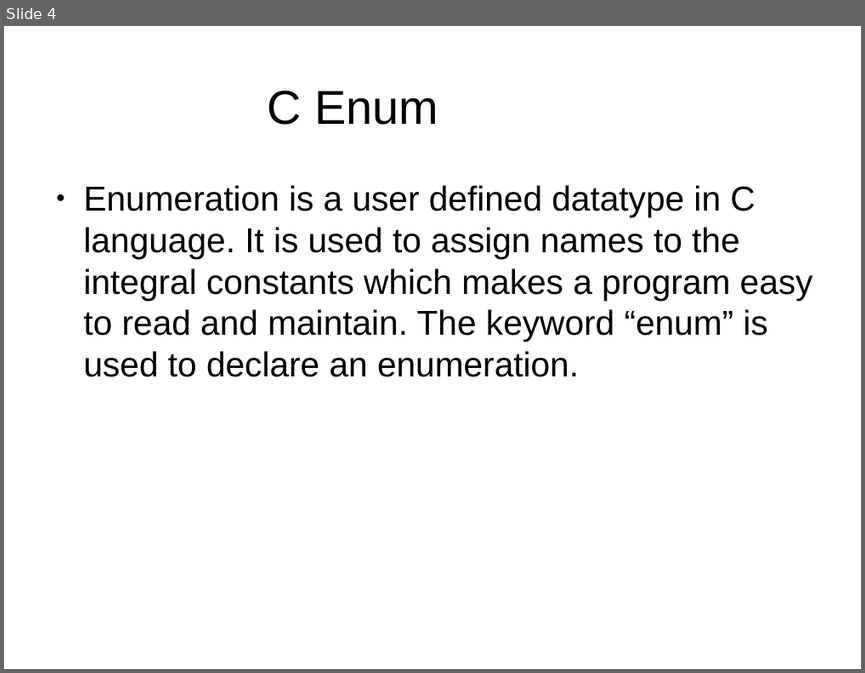
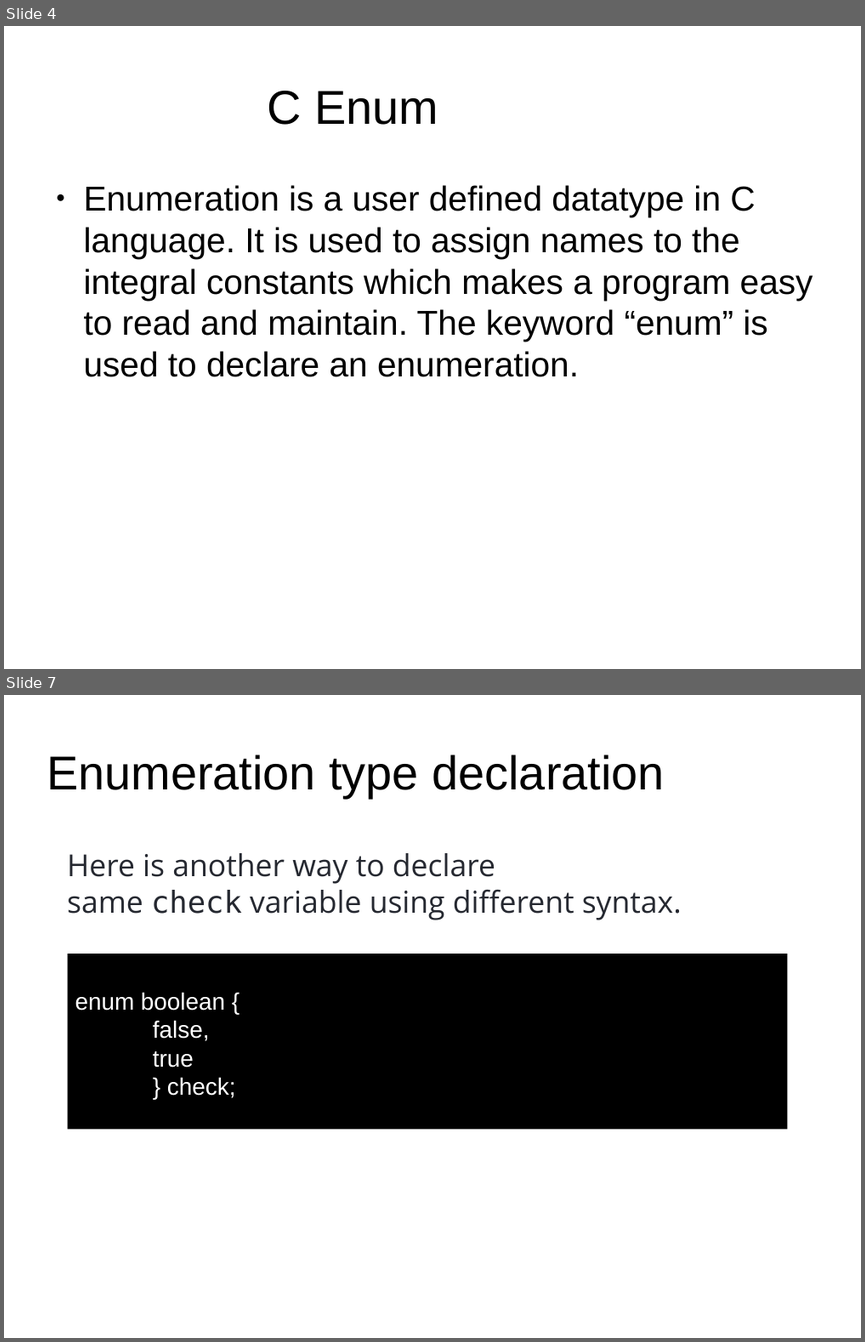
Before and after one commit to MandeepSinghey/c_online_learnings, a slide deck: c_c++_learnings.pptx. Shown one above the other, each under a label of ours: slide 4 before the commit, slides 4 and 7 after it; the slides between them are not shown. The pictures are 865x673 and 865x1342 pixels, drawn with LibreOffice and Linux fonts; fonts in the diff are those of the drawing; background and template pictures are left out. Boxes give left, top, right and bottom in pixels: in the first picture for what was removed or moved away, otherwise in the second. Text is boxed around its words. In the diff, an @@ line names an element or a change of style, - is before the commit and + after.

Commit message:
Added enum documentation and enum complete

```diff
--- a/c_c++_learnings.pptx
+++ b/c_c++_learnings.pptx
@@ slide 7 added at <box>4,695,861,1338</box>, background picture (left out) @@
@@ title added at <box>46,755,664,798</box>, 44 pt, text #000000 @@
+Enumeration type declaration
@@ text added at <box>67,853,681,920</box>, 28 pt, text #252830 @@
+Here is another way to declare same check variable using different syntax.
@@ rectangle added at <box>68,954,788,1129</box>, fill #000000, 22 pt, text #FFFFFF @@
+enum boolean {
+    false,
+    true
+    } check;
```
Also in this commit, not shown: 1 slide changed, 9 other slides added.
